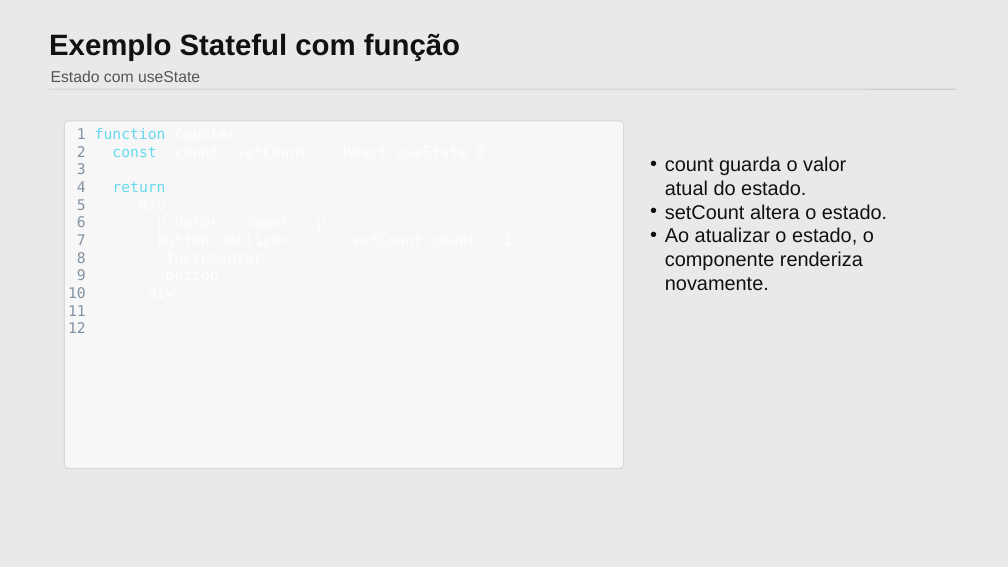
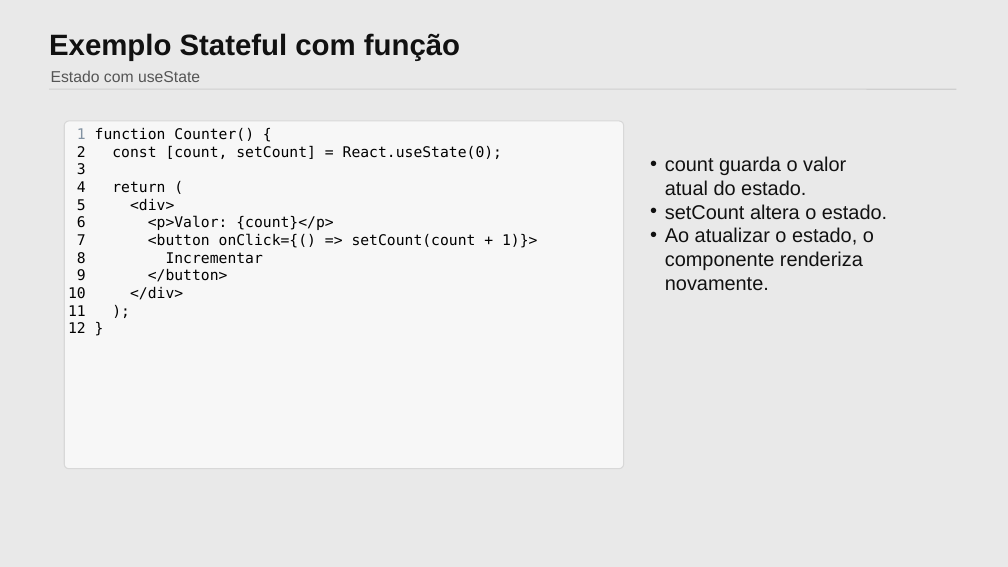
Before and after one commit to tadeumaffeis/pm20261, a slide deck: slide 15 of docs/React JS/02 - Ciclo de Vida App React JS/02 - Componentes_React_JS_Funcoes_Classes.pptx. Drawn at 1008x567 pixels with LibreOffice and Linux fonts; fonts in the diff are those of the drawing. Boxes give left, top, right and bottom in pixels: in the first picture for what was removed or moved away, otherwise in the second. Text is boxed around its words. In the diff, an @@ line names an element or a change of style, - is before the commit and + after.

```diff
--- a/docs/React JS/02 - Ciclo de Vida App React JS/02 - Componentes_React_JS_Funcoes_Classes.pptx
+++ b/docs/React JS/02 - Ciclo de Vida App React JS/02 - Componentes_React_JS_Funcoes_Classes.pptx
@@ text "1 function Counter() { 2 ..." at <box>68,127,537,333</box>: text colour #66D9EF to #000000 in "function const return"; text colour #FFFFFF to #000000 in "Counter() [count, setCount] React.useState(0); <div> <p>Valo ..."; text colour #F8F8F2 to #000000 in "Counter() { [count, setCount] = React.useState(0); ( ..."; text colour #8292A2 to #000000 in "2 3 4 5 6 7 8 ..." @@
```
Also in this commit, not shown: 11 other slides changed, 22 other files.
